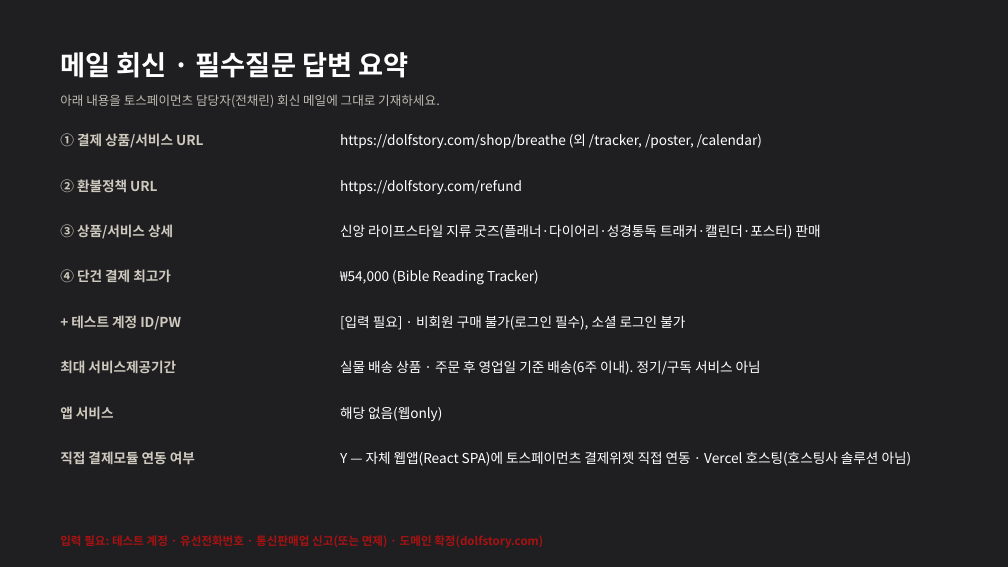
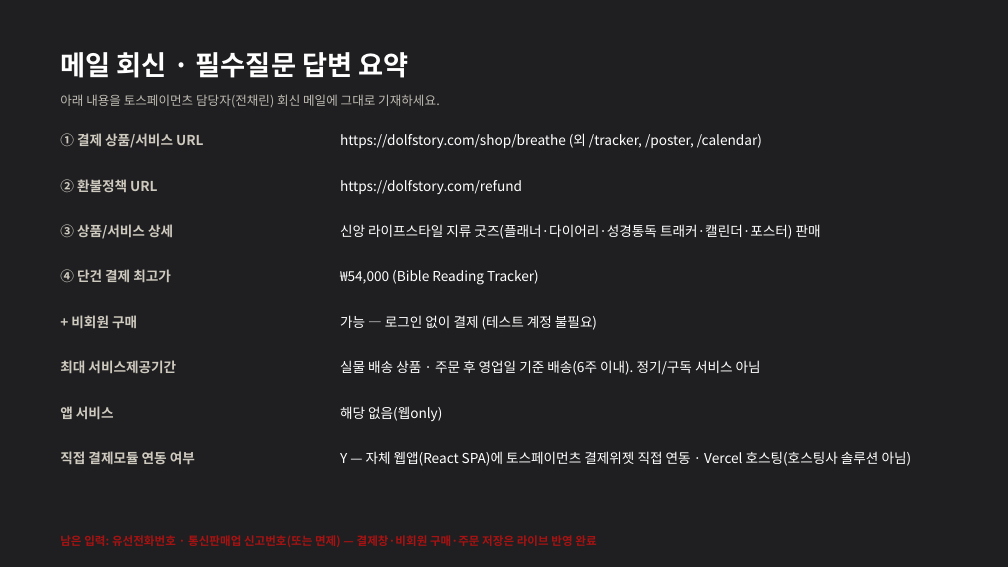
Before and after one commit to sophia-hye/dolf, a slide deck: slide 9 of docs/toss/DoLF_결제경로_초안.pptx. Drawn at 1008x567 pixels with LibreOffice and Linux fonts; fonts in the diff are those of the drawing. Boxes give left, top, right and bottom in pixels: in the first picture for what was removed or moved away, otherwise in the second. Text is boxed around its words. In the diff, an @@ line names an element or a change of style, - is before the commit and + after.

Commit message:
docs(toss): update payment-path deck for guest checkout
- ④ 로그인/회원가입 → "비회원 구매 경로" (로그인 불필요)
- 유의사항·표지·회신요약에서 테스트 계정 문구 제거
- 구매과정에 우편번호 검색(Daum) 항목 추가

```diff
--- a/docs/toss/DoLF_결제경로_초안.pptx
+++ b/docs/toss/DoLF_결제경로_초안.pptx
@@ text at box(71, 315, 137, 328): text changed @@
-+ 테스트 계정 ID/PW
++ 비회원 구매
@@ text at box(340, 315, 597, 330): text changed @@
-[입력 필요] · 비회원 구매 불가(로그인 필수), 소셜 로그인 불가
+가능 — 로그인 없이 결제 (테스트 계정 불필요)
@@ text at box(60, 535, 596, 547): text changed @@
-입력 필요: 테스트 계정 · 유선전화번호 · 통신판매업 신고(또는 면제) · 도메인 확정(dolfstory.com)
+남은 입력: 유선전화번호 · 통신판매업 신고번호(또는 면제) — 결제창·비회원 구매·주문 저장은 라이브 반영 완료
```
Also in this commit, not shown: 4 other slides changed.
